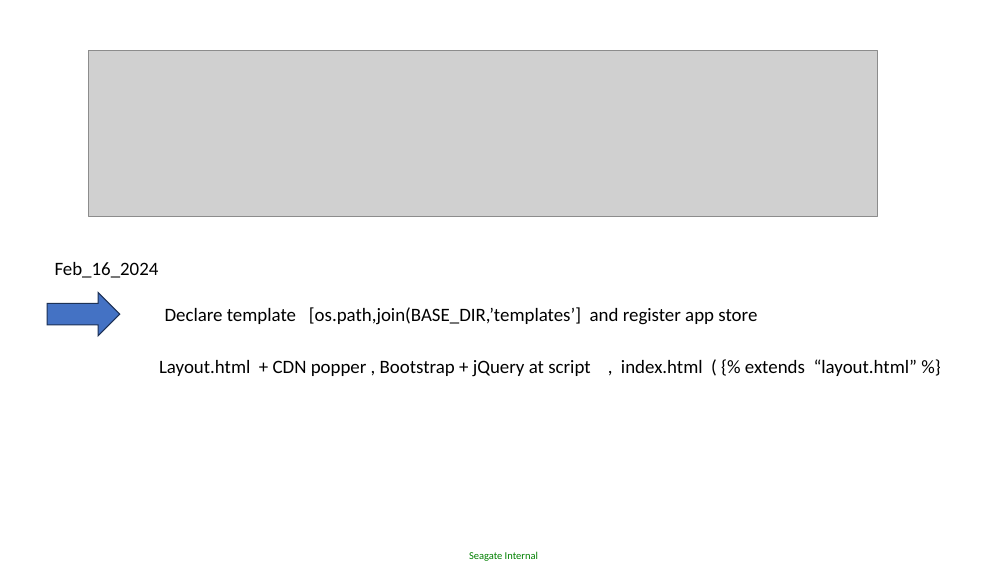
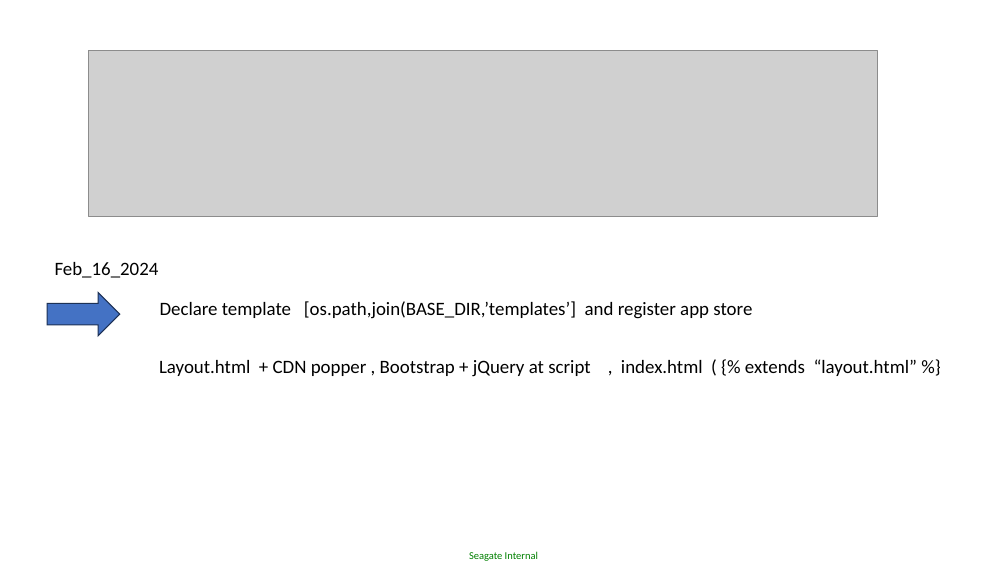
Before and after one commit to Witaya252525/Djanko_workshop, a slide deck: slide 7 of MEMO Djano Ecommerce_24.pptx (slide 8 before the commit). Drawn at 1008x567 pixels with LibreOffice and Linux fonts; fonts in the diff are those of the drawing; grey boxes stand for pictures. Boxes give left, top, right and bottom in pixels: in the first picture for what was removed or moved away, otherwise in the second. Text is boxed around its words. In the diff, an @@ line names an element or a change of style, - is before the commit and + after.

Commit message:
update

```diff
--- a/MEMO Djano Ecommerce_24.pptx
+++ b/MEMO Djano Ecommerce_24.pptx
@@ text "Declare template [os.path,join(BASE_DIR,’templates’] and reg ...": place and size @@
-text "Declare template [os.path,join(BASE_DIR,’templates’] and reg ..." at (165, 307, 757, 325)
+text "Declare template [os.path,join(BASE_DIR,’templates’] and reg ..." at (160, 301, 752, 319)
```
Also in this commit, not shown: 1 slide added, 2 slides removed.
